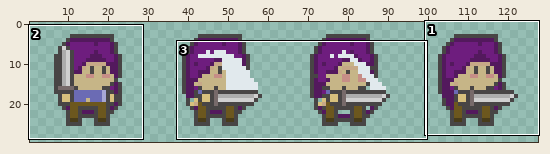
One commit to this sprite sheet: Assets/Sprites/Characters/MiaATACA.png. The first picture is a wide view before the edit; the outline marks the close-up.
Close-up. Before the edit:
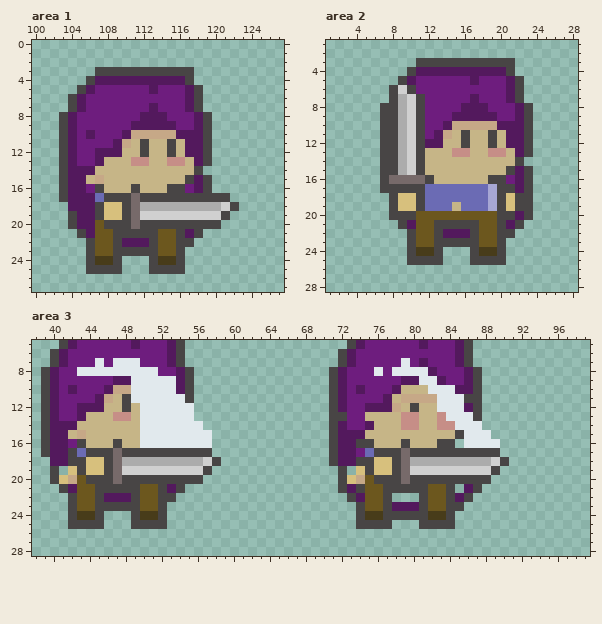
The file is 128x32 pixels. Shown: area 1: x 100..127, y 0..27; area 2: x 1..28, y 1..28; area 3: x 38..99, y 5..28. The wide view leaves out empty margins.
Now the later version:
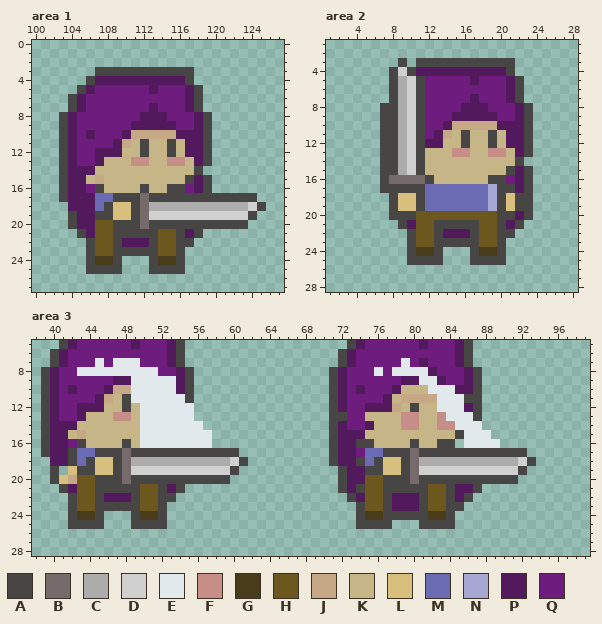
Palette (. is transparent): A #484545  B #776a6a  C #acacac  D #d0d0d0  E #e1e9ed  F #c68e87  G #483c1a  H #6c571e  J #c6a887  K #c6b587  L #d7c07d  M #6b6bb4  N #a7a7d4  P #53195d  Q #6e1d7e
The exact change:
--- area 1
@@ x 100..127 @@
 15 ...APPKJKKKKKKKKKAPA........
-16 ...APPQAKKKAKKKAAQPA........
-17 ...APPPMAAABAAAAAAAAAA......
-18 ....PPPALLABCCCCCCCCCDA.....
-19 ....APPALLABDDDDDDDDDA......
-20 ....APPHAAABAAAAAAAAA.......
+16 ...APPQAKKKKAKKAAQPA........
+17 ...APPPMMAAABAAAAAAAAAAAA...
+18 ....PPPMALLABCCCCCCCCCCCDA..
+19 ....APPAALLABDDDDDDDDDDDA...
+20 ....APPHHAAABAAAAAAAAAAA....
 21 .....APHHAAAAAHHAPA.........
--- area 2
@@ x 6..13 @@
  2 ........
- 3 .....AAA
- 4 ....APPP
- 5 ...APQQQ
- 6 ..ADAQQQ
+ 3 ...A.AAA
+ 4 ..ADAPPP
+ 5 ..ACDAQQ
+ 6 ..ACDAQQ
  7 ..ACDAQQ
@@ x 13..17 @@
 18 MMMMM
-19 MMKMM
+19 MMMMM
 20 HHHHH
--- area 3
@@ x 38..99 @@
 15 .APPKJKKKKKKEEEEEEEE.............APPPKKKKKKKKKKAEEE...........
-16 .APPQAKKKAKKEEEEEEEE.............APPAAKKKAKKKAA.EEEE..........
-17 .APPAMAAABAAAAAAAAAA.............APPQMAAABAAAAAAAAAA..........
-18 ..PPAALLABCCCCCCCCCDA............APPAALLABCCCCCCCCCDA.........
-19 ..A.LALLABDDDDDDDDDA..............A.LALLABDDDDDDDDDA..........
-20 ..ALJHAAABAAAAAAAAA...............ALJHAAABAAAAAAAAA...........
-21 ...APHHAAAAAHHAPA.................APAHHAAAAAHHA.PA............
-22 ....AHHAPPPAHHAA...................APHHA...AHHAPA.............
+16 .APPQAKKKKAKEEEEEEEE.............APPAAKKKKAKKAA.EEEE..........
+17 .APPAMMAAABAAAAAAAAAAAA..........APPQMMAAABAAAAAAAAAAAA.......
+18 ..PPAMALLABCCCCCCCCCCCDA.........APPAMALLABCCCCCCCCCCCDA......
+19 ..A.LAALLABDDDDDDDDDDDA...........APPAALLABDDDDDDDDDDDA.......
+20 ..ALJHHAAABAAAAAAAAAAA............APPHHAAABAAAAAAAAAAA........
+21 ...APHHAAAAAHHAPA.................APAHHAAAAAHHAPPA............
+22 ....AHHAPPPAHHAA...................APHHAPPPAHHAPA.............
 23 ....AHHAAAAAHHA.....................AHHAPPPAHHAA..............
Pixel boxes of the changes (left, top, right, bottom) in both close-ups:
changed: (95, 184, 149, 229)
changed: (221, 193, 266, 229)
changed: (389, 58, 425, 94)
changed: (452, 202, 461, 211)
changed: (77, 439, 131, 484)
changed: (347, 439, 464, 502)
changed: (203, 448, 248, 484)
changed: (491, 448, 536, 484)
